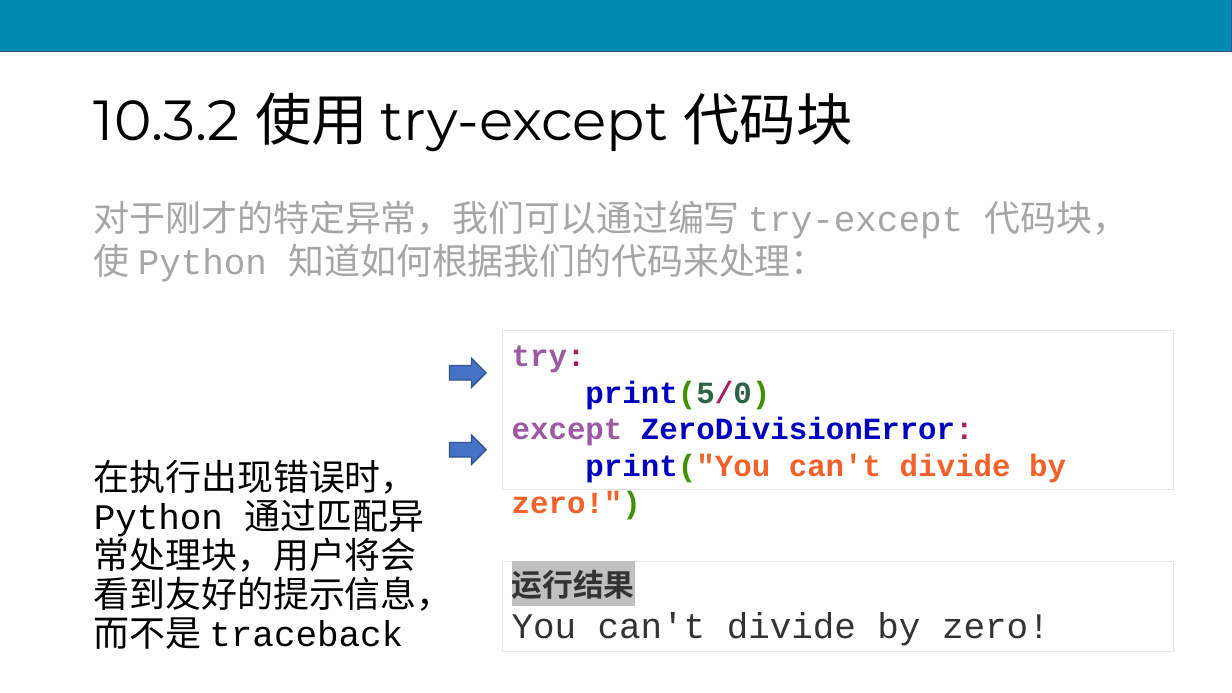
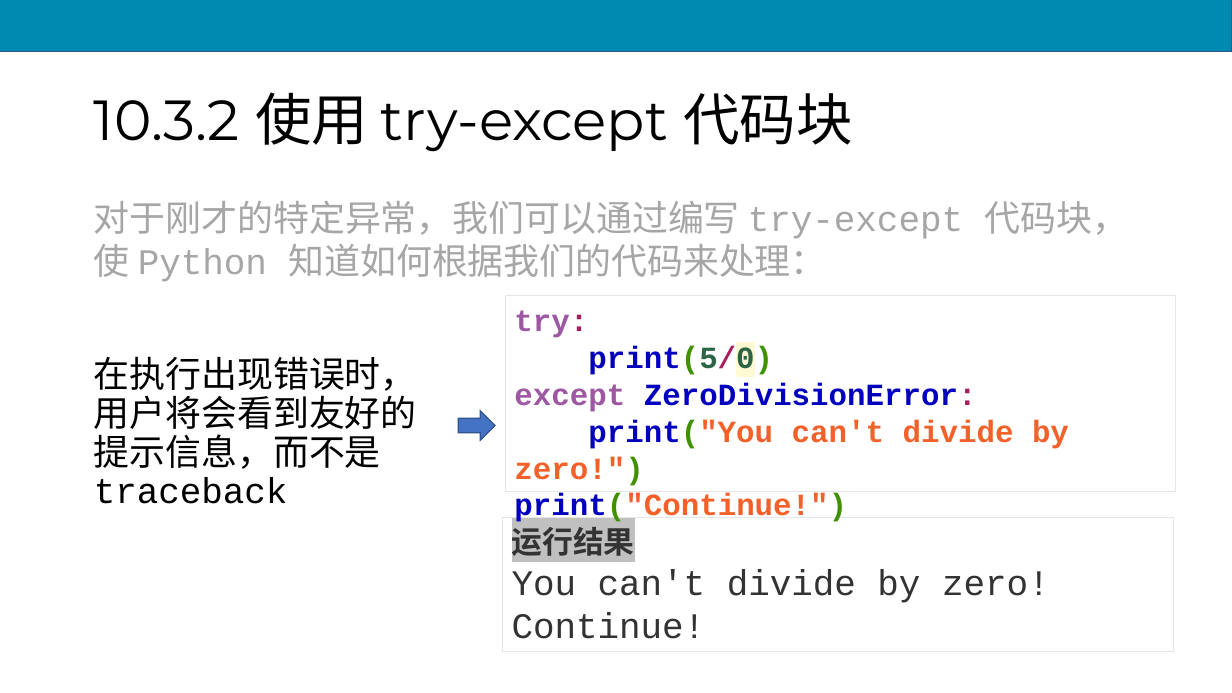
Before and after one commit to scruel/pcc_3e_slides, a slide deck: slide 58 of PPT/python10.pptx (slide 55 before the commit). Drawn at 1232x693 pixels with LibreOffice and Linux fonts; fonts in the diff are those of the drawing. Boxes give left, top, right and bottom in pixels: in the first picture for what was removed or moved away, otherwise in the second. Text is boxed around its words. In the diff, an @@ line names an element or a change of style, - is before the commit and + after.

```diff
--- a/PPT/python10.pptx
+++ b/PPT/python10.pptx
@@ rectangle "try: print(5/0) except ZeroDivisionError: print("You ...": place and size @@
-rectangle "try: print(5/0) except ZeroDivisionError: print("You ..." at [503,331,1174,490]
+rectangle "try: print(5/0) except ZeroDivisionError: print("You ..." at [506,296,1177,492]
@@ text in rectangle at [514,310,1069,524]: text changed; text colour #0200BD to #F2612A @@
-try:
-print(5/0)
-except ZeroDivisionError:
-print("You can't divide by zero!")
+try:
+print(5/0)
+except ZeroDivisionError:
+print("You can't divide by zero!")
+print("Continue!")
@@ text at [94,356,417,504]: text changed @@
-在执行出现错误时， Python 通过匹配异常处理块，用户将会看到友好的提示信息，而不是 traceback
+在执行出现错误时，用户将会看到友好的提示信息，而不是 traceback
@@ right arrow removed at [449,359,486,388] @@
@@ right arrow: place and size @@
-right arrow at [449,435,486,465]
+right arrow at [458,411,495,441]
@@ rectangle "运行结果": place and size @@
-rectangle "运行结果" at [503,562,1174,653]
+rectangle "运行结果" at [503,518,1174,653]
@@ text in rectangle at [512,613,706,639]: paragraph added @@
+Continue!
```
Also in this commit, not shown: 36 other slides changed, 32 slides added, 3 other files.
